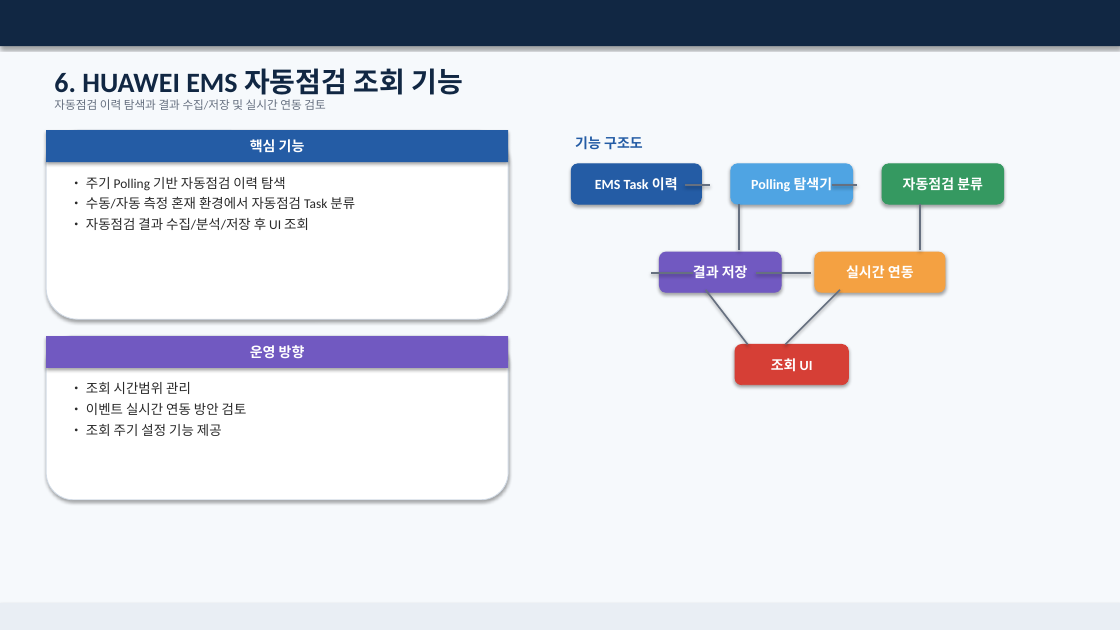
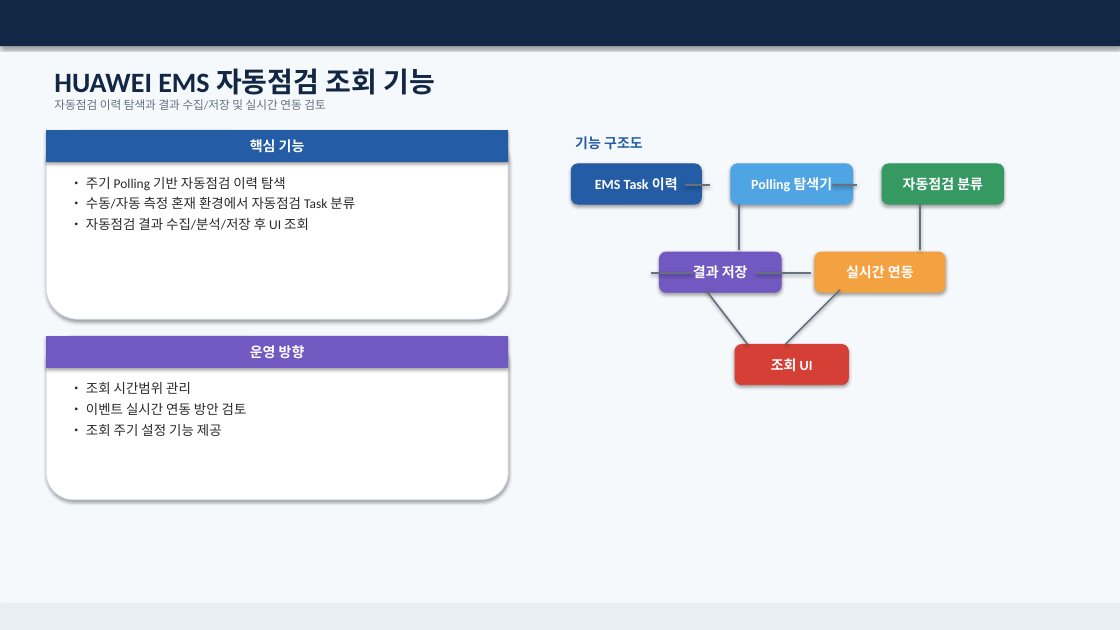
Before and after one commit to gmncreat/project-plan, a slide deck: slide 6 of output/SKT_OTDR_선로품질관리시스템_고도화_개발계획서_최종.pptx. Drawn at 1120x630 pixels with LibreOffice and Linux fonts; fonts in the diff are those of the drawing. Boxes give left, top, right and bottom in pixels: in the first picture for what was removed or moved away, otherwise in the second. Text is boxed around its words. In the diff, an @@ line names an element or a change of style, - is before the commit and + after.

```diff
--- a/output/SKT_OTDR_선로품질관리시스템_고도화_개발계획서_최종.pptx
+++ b/output/SKT_OTDR_선로품질관리시스템_고도화_개발계획서_최종.pptx
@@ text at box(54, 68, 435, 100): text changed @@
-6. HUAWEI EMS 자동점검 조회 기능
+HUAWEI EMS 자동점검 조회 기능
```
Also in this commit, not shown: 10 other slides changed, 1 other file.
